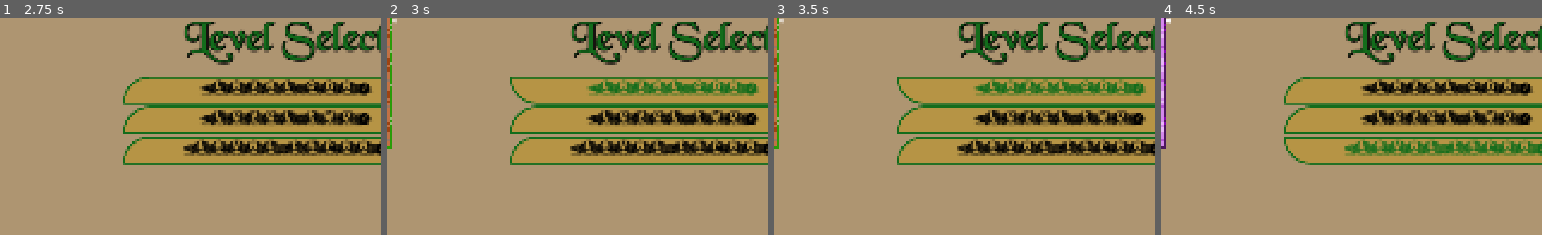
Above: before the commit, frames 1-4 (left to right).
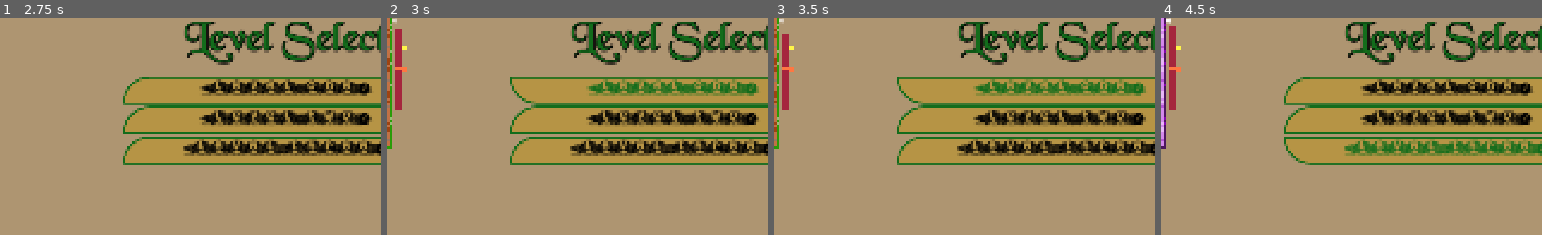
Above: after the commit, the same moments.

Repository: B-nce/Snake
Game: Godot game, scene res://scenes/main_menu_scene/main_menu.tscn
The game is run twice, just before and just after one commit, with the same random seed, the same clock (stepped at 60 frames per second) and the same inputs.
Inputs:
- Up to frame 1 (2.75 s): click "(New Game)" at 0.5 s; click "(New Game)" at 1.25 s; click "(Level select)" at 2 s
- Up to frame 2 (3 s): click "(Level one)" at 2.75 s
- Up to frame 3 (3.5 s): no input
- Up to frame 4 (4.5 s): click "(Level two)" at 3.5 s; click "(Level three)" at 4.25 s
The pictures show only the part of the screen within x 15-65%, y 1-51%; the shares and areas given below are measured in that part.

Frame 1 is identical in both runs. In frame 2, 0.7% of the frame differs, in the area x 2-6%, y 5-43%; in frame 3, 0.7%; in frame 4, 0.8%, in the area x 2-6%, y 3-43%.

Commit message:
Added timelabel to base_level

Diff:
--- a/snake/scenes/level_1/level_1.gd
+++ b/snake/scenes/level_1/level_1.gd
@@ -5,6 +5,8 @@
 @onready var rng: RandomNumberGenerator = RandomNumberGenerator.new()
 @onready var map_size_in_tiles: Vector2 = ($Floor as TileMapLayer).get_used_rect().size
 @onready var wall_tiles: Array[Vector2i] = ($Wall as TileMapLayer).get_used_cells()
+@onready var time_label_size = $TimeLabel.points[0].y - $TimeLabel.points[1].y
+var delta_elapsed: float = 0.0
 var apple_position: Vector2
 var grid: AStarGrid2D
 
@@ -13,8 +15,17 @@
 	_setup_astar()
 	_spawn_apple()
 	$ScoreTimer.set_wait_time(_calculate_distance(apple_position, %Player.position))
+	delta_elapsed = 0.0
 	$ScoreTimer.start()
 	%Player.map_size = self.map_size_in_tiles * Constants.SPRITE_SIZE
+
+
+func _process(delta: float) -> void:
+	delta_elapsed += delta
+	if(delta_elapsed >= 0.1):
+		delta_elapsed -= 0.1
+		if(!$ScoreTimer.is_stopped()):
+			$TimeLabel._decrease(20/$ScoreTimer.wait_time)
 
 
 func _on_player_apple_eaten() -> void:
@@ -23,6 +34,8 @@
 		$ScoreTimer.stop()
 	_spawn_apple()
 	$ScoreTimer.set_wait_time(_calculate_distance(apple_position, %Player.position))
+	$TimeLabel._reset()
+	delta_elapsed = 0.0
 	$ScoreTimer.start()
 
 
@@ -59,6 +72,7 @@
 	add_child(label)
 	label.text = "GAME OVER"
 	label.size = Vector2(40,40)
+	$ScoreTimer.stop()
 
 
 func _spawn_apple() ->void:
--- a/snake/scenes/level_base/level_base.tscn
+++ b/snake/scenes/level_base/level_base.tscn
@@ -1,9 +1,12 @@
-[gd_scene load_steps=11 format=3 uid="uid://c81kvk2hvopbe"]
+[gd_scene load_steps=14 format=3 uid="uid://c81kvk2hvopbe"]
 
 [ext_resource type="Script" uid="uid://d38dj5lexsngu" path="res://scenes/level_1/level_1.gd" id="1_y5ych"]
 [ext_resource type="Texture2D" uid="uid://bvwta8y6735xf" path="res://assets/sprites/green_tile_set.png" id="2_ncu3c"]
 [ext_resource type="Texture2D" uid="uid://coti70vxrwpc3" path="res://assets/sprites/purple_tile_set.png" id="2_txia2"]
+[ext_resource type="Script" uid="uid://qj14a648ye8m" path="res://scenes/level_base/time_label.gd" id="5_kr674"]
 [ext_resource type="Script" uid="uid://bjdsp3416fmcp" path="res://scenes/wall_tile_layer/wall_tile_layer.gd" id="5_lao31"]
+[ext_resource type="Texture2D" uid="uid://cmh48ao1wb83h" path="res://assets/sprites/three_point_mark.png" id="6_p2h7h"]
+[ext_resource type="Texture2D" uid="uid://d1k0p4d6l4ptd" path="res://assets/sprites/two_point_mark.png" id="7_48c0a"]
 
 [sub_resource type="TileSetAtlasSource" id="TileSetAtlasSource_kr674"]
 texture = ExtResource("2_ncu3c")
@@ -137,3 +140,27 @@
 offset_right = 379.0
 offset_bottom = 53.0
 text = "0"
+
+[node name="TimeLabel" type="Line2D" parent="."]
+points = PackedVector2Array(300, 230, 300, 30)
+width = 16.0
+default_color = Color(0.647061, 0.147944, 0.240398, 1)
+script = ExtResource("5_kr674")
+
+[node name="ThreePointMarker" type="TextureRect" parent="TimeLabel"]
+texture_filter = 1
+custom_minimum_size = Vector2(32, 16)
+offset_left = 292.0
+offset_top = 72.0
+offset_right = 324.0
+offset_bottom = 88.0
+texture = ExtResource("6_p2h7h")
+
+[node name="TwoPointMarker" type="TextureRect" parent="TimeLabel"]
+texture_filter = 1
+custom_minimum_size = Vector2(32, 16)
+offset_left = 292.0
+offset_top = 122.0
+offset_right = 324.0
+offset_bottom = 138.0
+texture = ExtResource("7_48c0a")
--- /dev/null
+++ b/snake/scenes/level_base/time_label.gd
@@ -0,0 +1,11 @@
+extends Line2D
+
+func _decrease(point_size) -> void:
+	if(points[1].y < points[0].y):
+		points[1].y += point_size
+	if(points[1].y > points[0].y):
+		points[1].y = points[0].y
+
+
+func _reset() -> void:
+	points[1].y = 30
Binary file added: snake/assets/sprites/three_point_mark.png
Not shown, added: snake/assets/sprites/three_point_mark.png.import
Binary file added: snake/assets/sprites/two_point_mark.png
Not shown, added: snake/assets/sprites/two_point_mark.png.import
Not shown, added: snake/scenes/level_base/time_label.gd.uid
